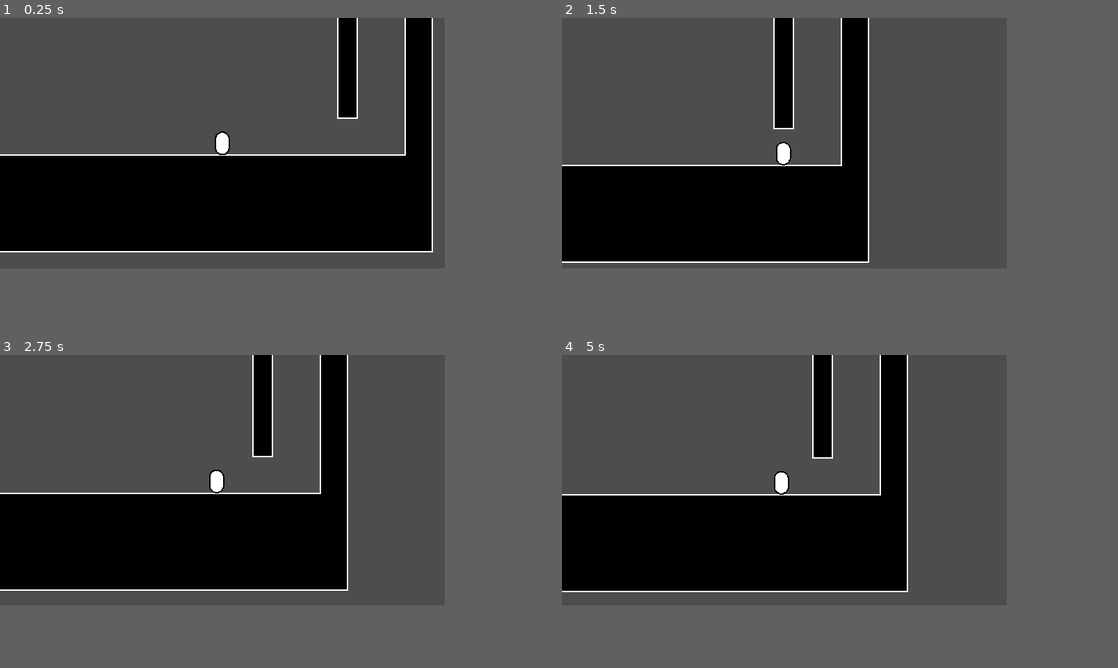
Above: before the commit, frames 1-4 (two rows, left to right).
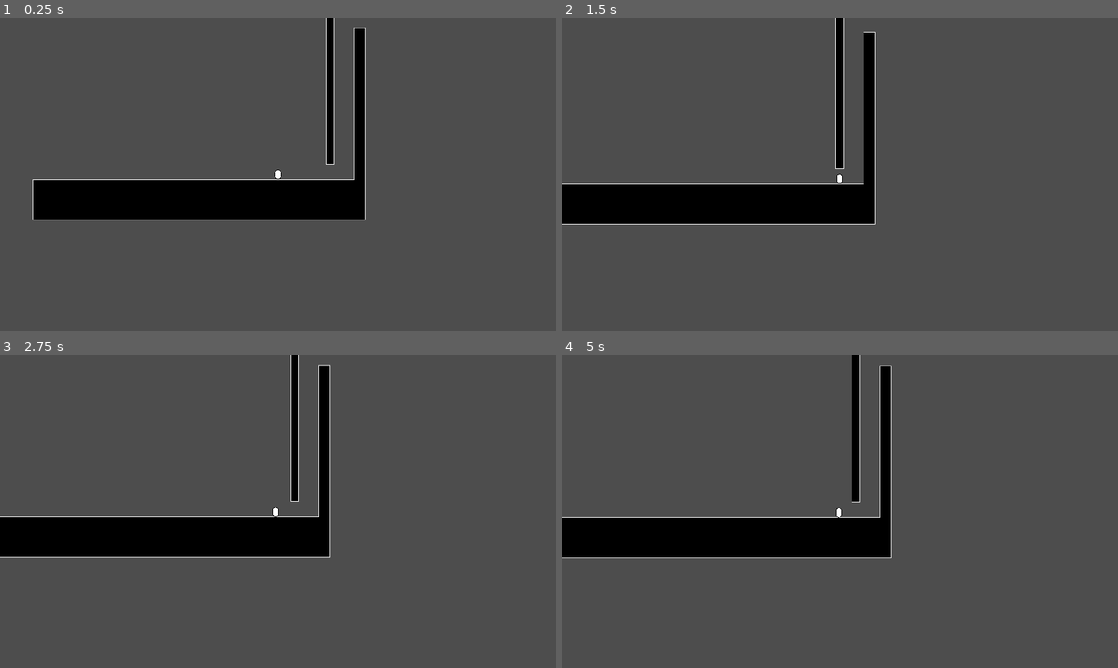
Above: after the commit, the same moments.

Repository: OwlOnTheHill/Weaver-And-The-Whisper
Game: Godot game, scene res://Scenes/world.tscn
Two runs of this game, one before a commit and one after it. Both use one fixed random seed, a clock stepped at 60 frames per second and the inputs below.
Inputs (mouse positions are in pixels of both pictures, inside the frame that each line leads up to):
- Up to frame 1 (0.25 s): no input
- Up to frame 2 (1.5 s): move the mouse to (884, 130) at 0.52 s; hold D (move_right) from 0.53 s (still down); click (884, 130) at 0.6 s; tap Space (jump) at 0.77 s; move the mouse to (695, 155) at 1.27 s; tap Shift (dash) at 1.35 s
- Up to frame 3 (2.75 s): tap Space (jump) at 1.52 s; move the mouse to (266, 423) at 2.02 s; release D (move_right) at 2.03 s; hold A (move_left) from 2.03 s (still down); click (266, 423) at 2.1 s
- Up to frame 4 (5 s): move the mouse to (762, 530) at 2.77 s; release A (move_left) at 2.78 s; hold D (move_right) 2.78-4.28 s; tap Shift (dash) at 2.85, 4.35 s; tap Space (jump) at 3.02, 3.77, 4.52 s; move the mouse to (917, 517) at 3.52 s; click (917, 517) at 3.6 s; move the mouse to (650, 442) at 4.27 s; hold A (move_left) from 4.28 s (still down)
In our replay, the window is 640x360 before the commit and 800x450 after it. These sizes can differ from the game's own. Grey fills any space a smaller window leaves; there, only what the larger window draws over its background counts as a difference.

The runs differ from the first frame. In frame 1, 22% of the frame differs, in the area x 0-78%, y 0-75%; in frame 2, 15%; in frame 3, 16%; in frame 4, 15%.

Commit message:
changed settings to HD vs Pixel

Diff:
--- a/project.godot
+++ b/project.godot
@@ -17,10 +17,9 @@
 
 [display]
 
-window/size/viewport_width=640
-window/size/viewport_height=360
+window/size/viewport_width=1920
+window/size/viewport_height=1080
 window/stretch/mode="viewport"
-window/stretch/scale_mode="integer"
 
 [input]
 
@@ -61,8 +60,6 @@
 
 [rendering]
 
-textures/canvas_textures/default_texture_filter=0
 rendering_device/driver.windows="d3d12"
 renderer/rendering_method="gl_compatibility"
 renderer/rendering_method.mobile="gl_compatibility"
-2d/snap/snap_2d_vertices_to_pixel=true
